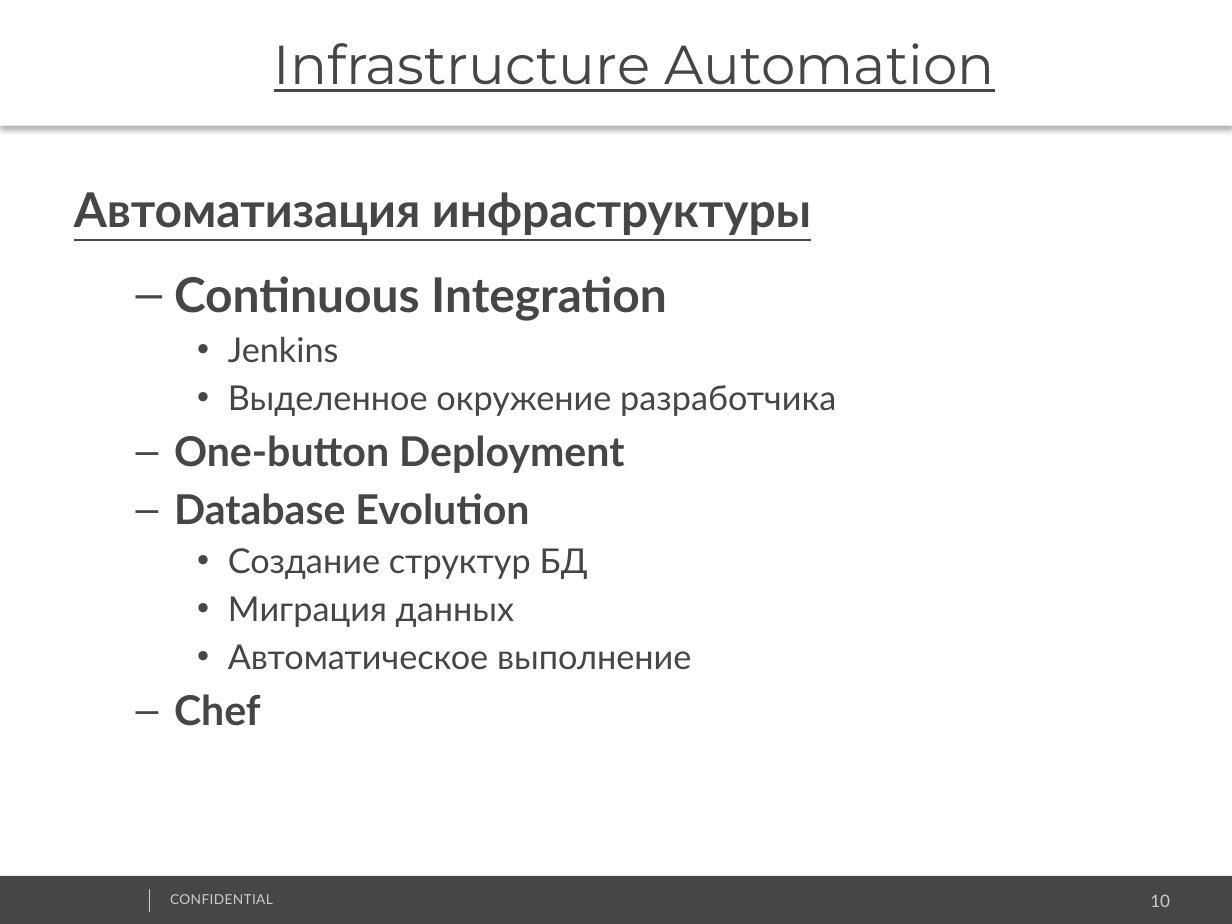
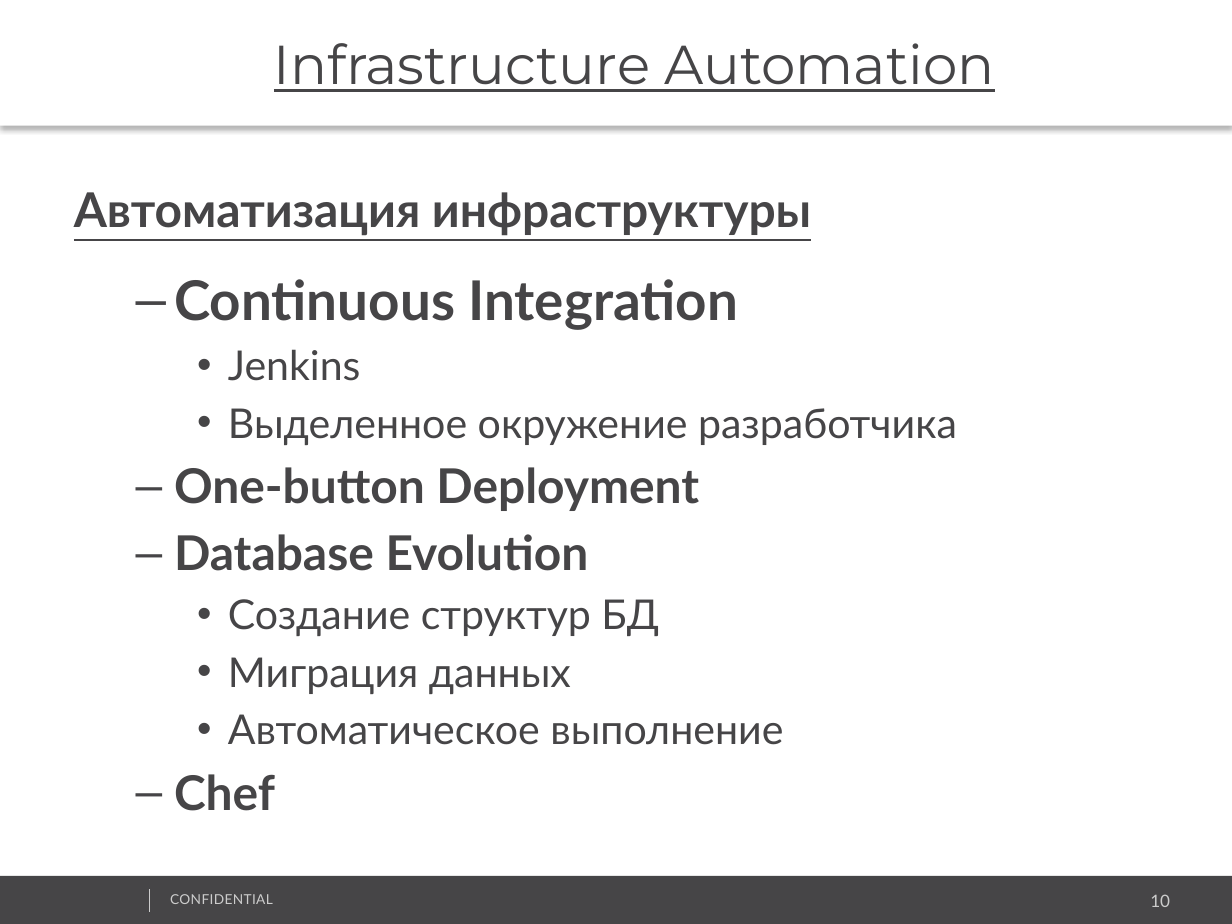
Before and after one commit to vitali-kviatkouski/personal, a slide deck: slide 10 of Microservices_Template.pptx. Drawn at 1232x924 pixels with LibreOffice and Linux fonts; fonts in the diff are those of the drawing; background and template pictures are left out. Boxes give left, top, right and bottom in pixels: in the first picture for what was removed or moved away, otherwise in the second. Text is boxed around its words. In the diff, an @@ line names an element or a change of style, - is before the commit and + after.

```diff
--- a/Microservices_Template.pptx
+++ b/Microservices_Template.pptx
@@ text at (174,279,957,811): size 28 to 32 pt in "Continuous Integration"; size 20 to 24 pt in "Jenkins", "Выделенное окружение разработчика", "Создание структур БД", "Миграция данных" and 1 more places; size 24 to 28 pt in "One-button Deployment", "Database Evolution", "Chef" @@
```
Also in this commit, not shown: 4 other slides changed, 3 slides added.
